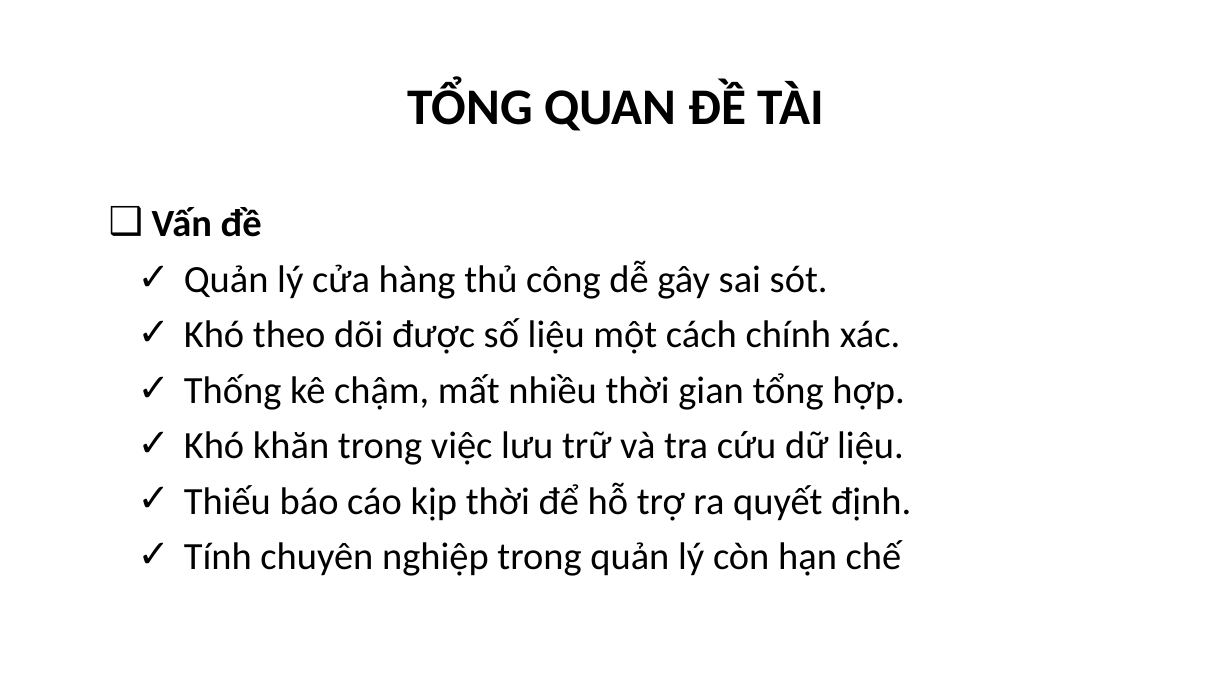
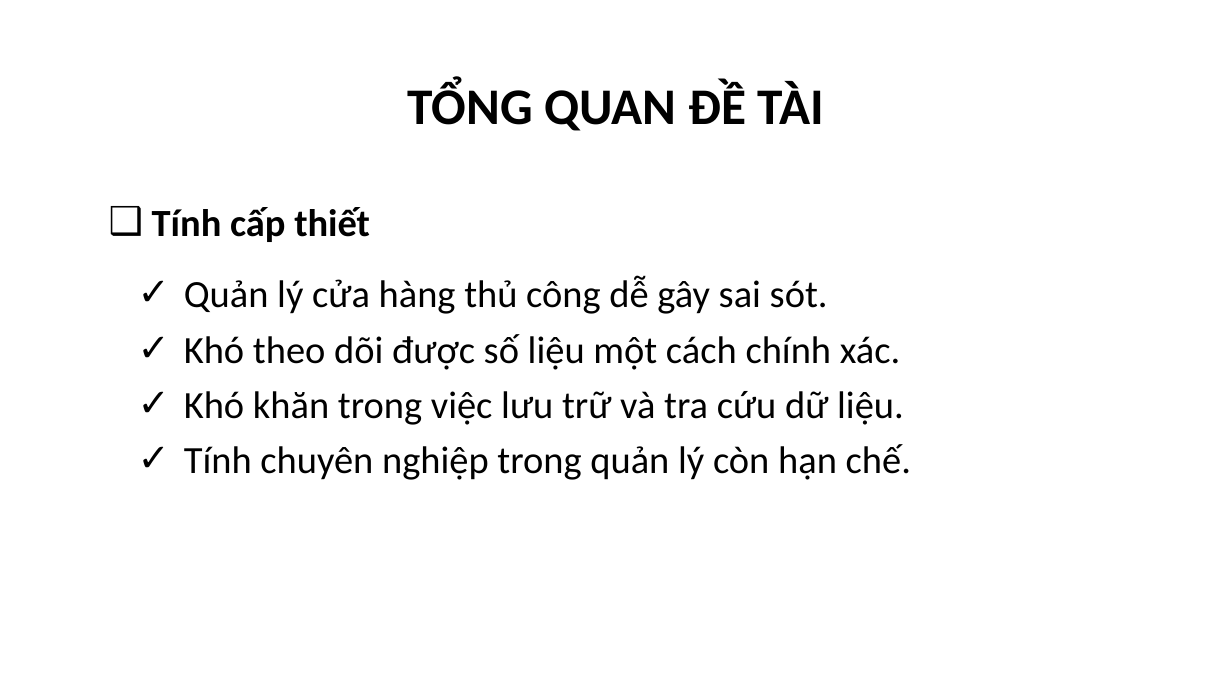
Before and after one commit to phamthevinhtv/csn-da22ttc-phamthevinh-vattunongnghiep, a slide deck: slide 3 of thesis/abs/CSN-PhamTheVinh-110122208-DA22TTC.pptx. Drawn at 1232x693 pixels with LibreOffice and Linux fonts; fonts in the diff are those of the drawing; background and template pictures are left out. Boxes give left, top, right and bottom in pixels: in the first picture for what was removed or moved away, otherwise in the second. Text is boxed around its words. In the diff, an @@ line names an element or a change of style, - is before the commit and + after.

```diff
--- a/thesis/abs/CSN-PhamTheVinh-110122208-DA22TTC.pptx
+++ b/thesis/abs/CSN-PhamTheVinh-110122208-DA22TTC.pptx
@@ text at bbox=[152, 207, 370, 242]: text changed @@
-❑ Vấn đề
+❑ Tính cấp thiết
@@ text at bbox=[184, 373, 904, 410]: paragraph removed @@
-✓ Thống kê chậm, mất nhiều thời gian tổng hợp.
@@ text at bbox=[184, 444, 911, 480]: text changed @@
-✓ Thiếu báo cáo kịp thời để hỗ trợ ra quyết định.
-✓ Tính chuyên nghiệp trong quản lý còn hạn chế
+✓ Tính chuyên nghiệp trong quản lý còn hạn chế.
```
Also in this commit, not shown: 8 other slides changed, 2 slides added, 6 other files.
